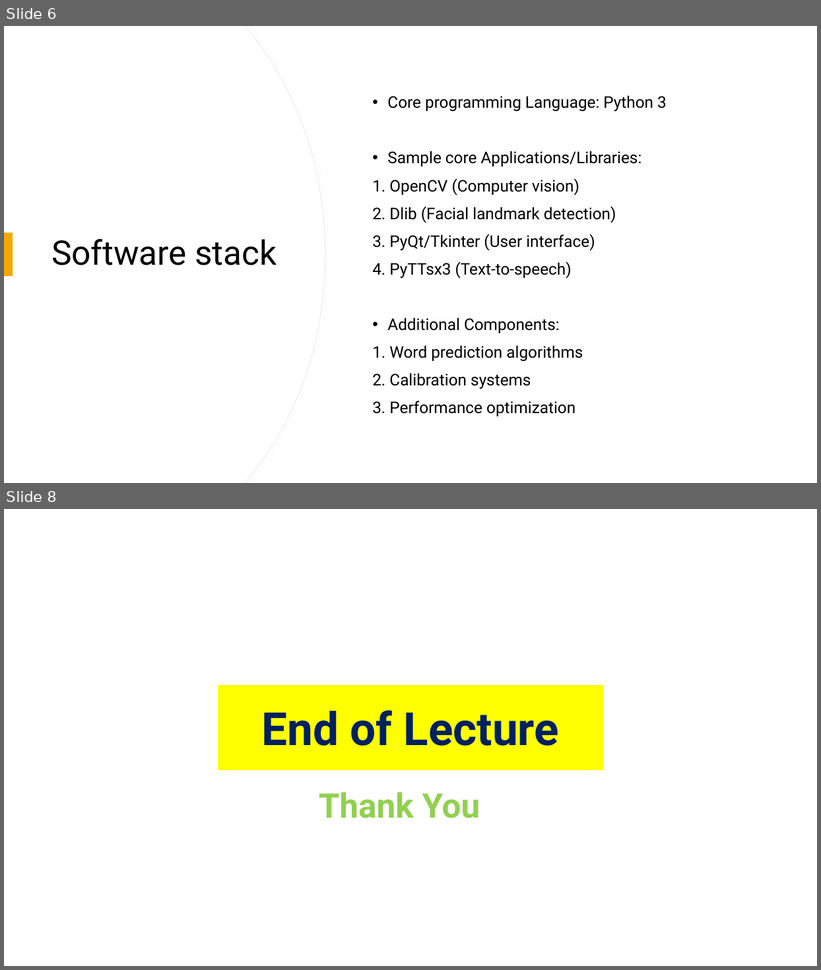
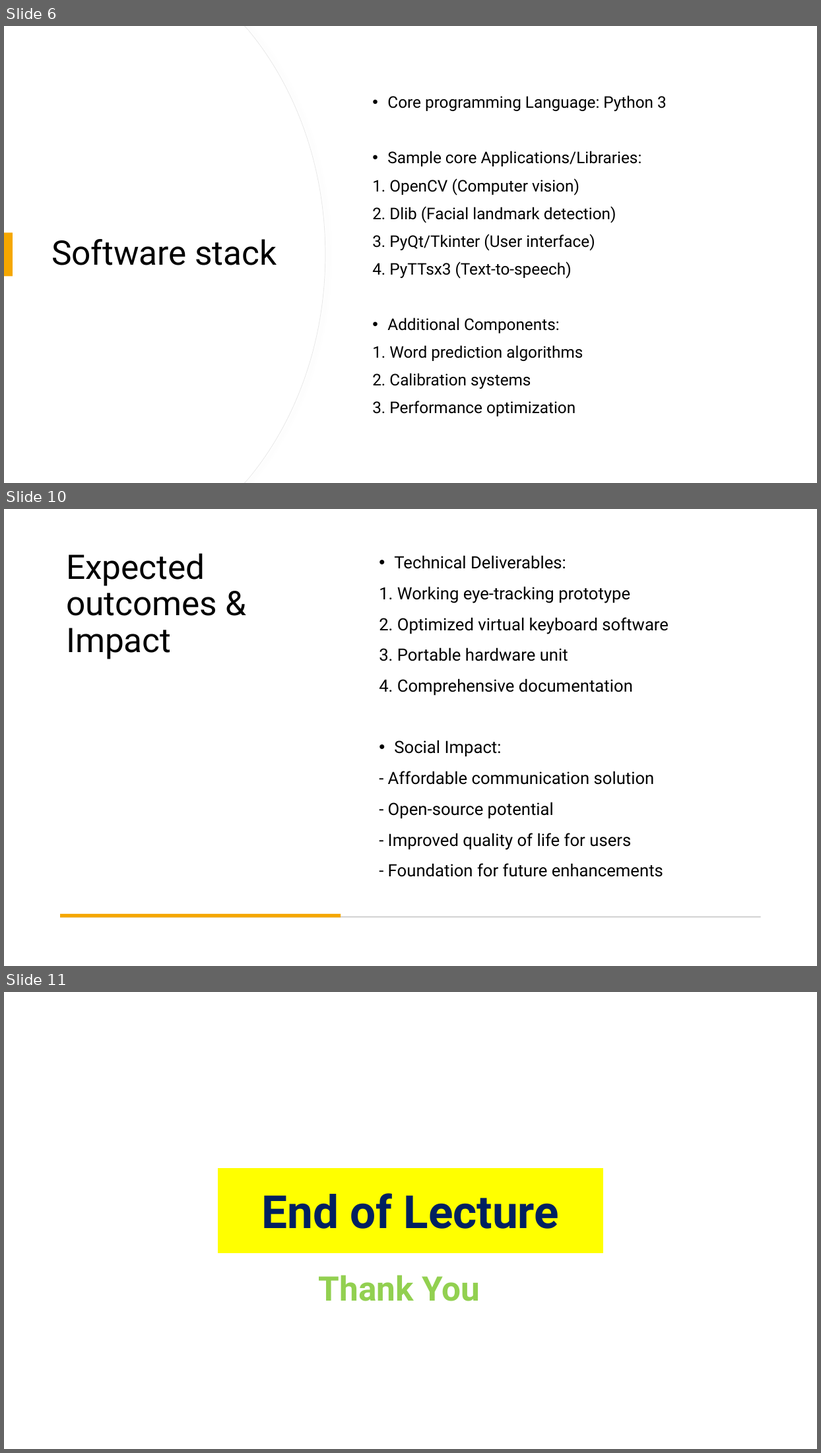
Before and after one commit to BaselMohamed802/EyeTalk, a slide deck: Documentation/Eyetalk Presentation 10-29-2025.pptx. Shown one above the other, each under a label of ours: slides 6 and 8 before the commit, slides 6, 10 and 11 after it; the slides between them are not shown. The pictures are 821x970 and 821x1453 pixels, drawn with LibreOffice and Linux fonts; fonts in the diff are those of the drawing. Boxes give left, top, right and bottom in pixels: in the first picture for what was removed or moved away, otherwise in the second. Text is boxed around its words. In the diff, an @@ line names an element or a change of style, - is before the commit and + after.

```diff
--- a/Documentation/Eyetalk Presentation 10-29-2025.pptx
+++ b/Documentation/Eyetalk Presentation 10-29-2025.pptx
@@ slide 10 added at (4, 509, 817, 966), background #FFFFFF; not listed: 2 template elements that a slide beside it also shows @@
@@ rectangle added at (4, 509, 817, 966), fill #FFFFFF @@
@@ title added at (66, 553, 217, 659), 40 pt, text #000000 @@
+Expected outcomes & Impact
@@ text added at (379, 555, 669, 877), 20 pt, text #000000 @@
+• Technical Deliverables:
+1. Working eye-tracking prototype
+2. Optimized virtual keyboard software
+3. Portable hardware unit
+4. Comprehensive documentation
+• Social Impact:
+- Affordable communication solution
+- Open-source potential
+- Improved quality of life for users
+- Foundation for future enhancements
@@ rectangle added at (60, 916, 761, 918), fill #C9C9C9 @@
@@ rectangle added at (60, 914, 341, 918), fill #F5A700 @@
@@ what was slide 8 is now slide 11 @@
```
Also in this commit, not shown: 3 slides changed, 2 other slides added, 2 other files.
